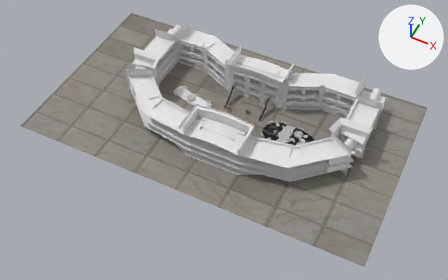
A saved change to the glTF model model/outlet_20220620/111.gltf.
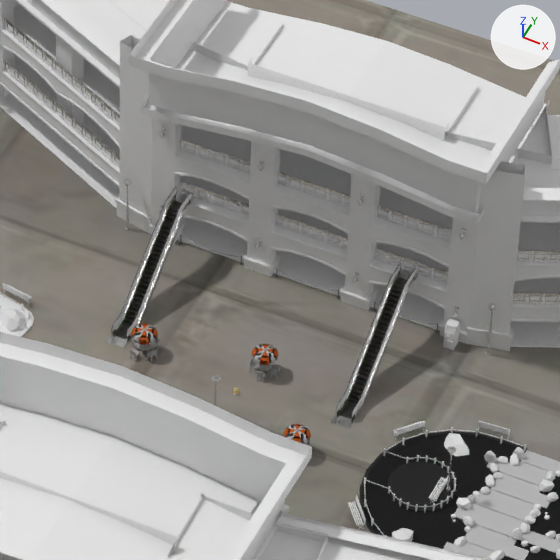
Each version appears first whole from a 50 mm lens placed at (90.6, -203.1, 230.3), pointed at (-2.4, -17.1, -2.2), and next in a close-up on the part from 46% to 66% of the width and 20% to 51% of the height. Every picture has the same lights, and +X, +Y and +Z are marked at upper right. Where no turn or scale is listed for an object, it has been applied to the vertices.

In view in the first close-up: 'Escal002', 'Escal01', 'Fence001', 'Garden01', 'Outlet1', 'Outlet3', 'Shop01', 'Shop02', 'Tile01'.
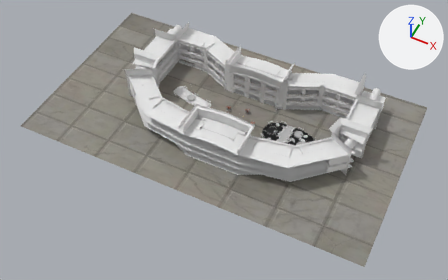
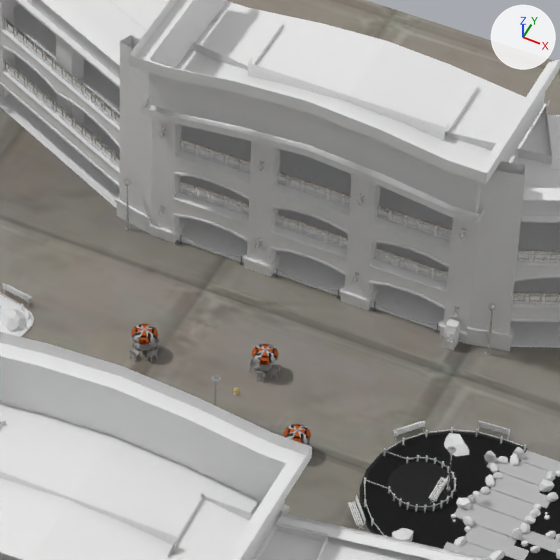
Diff of the bpy script that builds the scene:
```diff
--- a/model/outlet_20220620/111.gltf.py
+++ b/model/outlet_20220620/111.gltf.py
@@ ob_escal01 @@
-ob_escal01 = bpy.data.objects.new('Escal01', me_escal01)
-ob_escal01.location = (8.9, 7.19, 0.0)
@@ ob_escal002 @@
-ob_escal002 = bpy.data.objects.new('Escal002', me_escal002)
-ob_escal002.location = (-11.16, 7.19, 0.0)
```

Location of each change, [x1, y1, x2, y2] in pixels of the close-ups (560 x 560 px):
'Escal01', deleted
    before: [331, 263, 419, 428]
'Escal002', deleted
    before: [107, 187, 196, 348]
